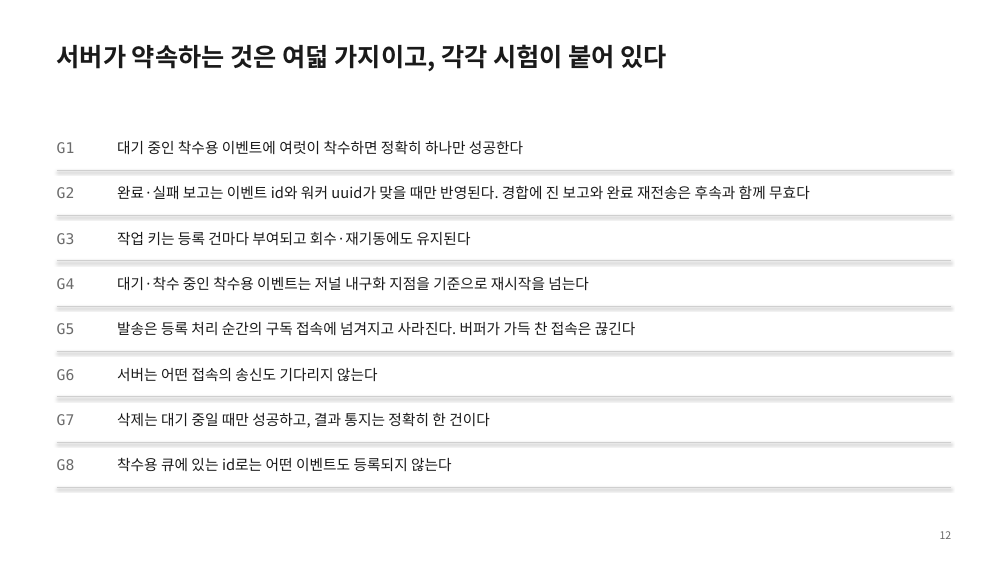
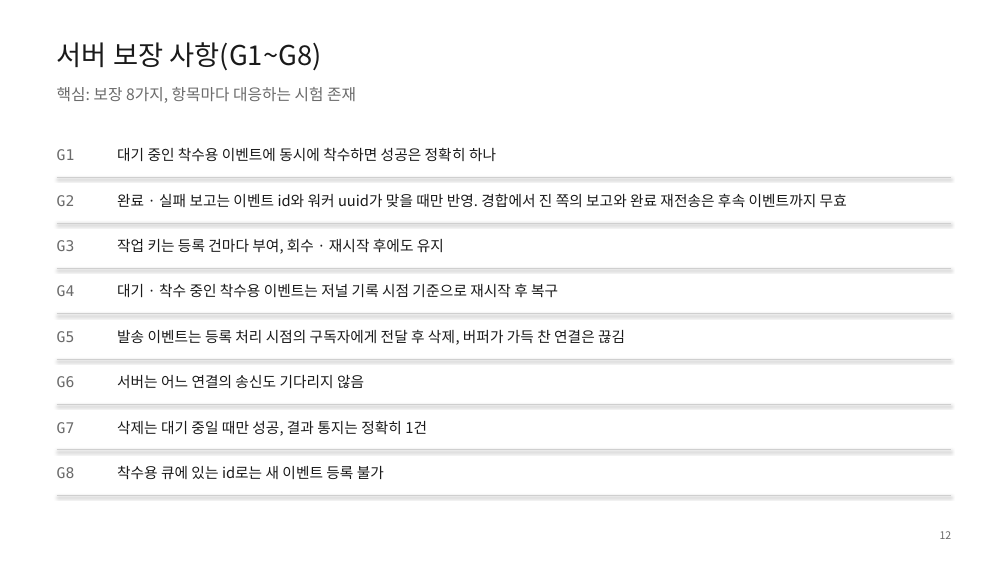
Before and after one commit to hikaMaeng/ruvent, a slide deck: slide 12 of docs/intro/ruvent-intro.pptx. Drawn at 1008x567 pixels with LibreOffice and Linux fonts; fonts in the diff are those of the drawing. Boxes give left, top, right and bottom in pixels: in the first picture for what was removed or moved away, otherwise in the second. Text is boxed around its words. In the diff, an @@ line names an element or a change of style, - is before the commit and + after.

```diff
--- a/docs/intro/ruvent-intro.pptx
+++ b/docs/intro/ruvent-intro.pptx
@@ text removed at [57, 44, 667, 72] @@
-서버가 약속하는 것은 여덟 가지이고, 각각 시험이 붙어 있다
@@ text added at [57, 42, 321, 71], 26 pt, text #1A1A1A @@
+서버 보장 사항(G1~G8)
@@ text added at [57, 87, 356, 103], 15 pt, text #6B6B6B @@
+핵심: 보장 8가지, 항목마다 대응하는 시험 존재
@@ text at [117, 147, 496, 161]: text changed @@
-대기 중인 착수용 이벤트에 여럿이 착수하면 정확히 하나만 성공한다
+대기 중인 착수용 이벤트에 동시에 착수하면 성공은 정확히 하나
@@ text at [117, 193, 847, 207]: text changed @@
-완료·실패 보고는 이벤트 id와 워커 uuid가 맞을 때만 반영된다. 경합에 진 보고와 완료 재전송은 후속과 함께 무효다
+완료 · 실패 보고는 이벤트 id와 워커 uuid가 맞을 때만 반영. 경합에서 진 쪽의 보고와 완료 재전송은 후속 이벤트까지 무효
@@ text at [117, 238, 444, 254]: text changed @@
-작업 키는 등록 건마다 부여되고 회수·재기동에도 유지된다
+작업 키는 등록 건마다 부여, 회수 · 재시작 후에도 유지
@@ text at [117, 283, 558, 297]: text changed @@
-대기·착수 중인 착수용 이벤트는 저널 내구화 지점을 기준으로 재시작을 넘는다
+대기 · 착수 중인 착수용 이벤트는 저널 기록 시점 기준으로 재시작 후 복구
@@ text at [117, 329, 625, 345]: text changed @@
-발송은 등록 처리 순간의 구독 접속에 넘겨지고 사라진다. 버퍼가 가득 찬 접속은 끊긴다
+발송 이벤트는 등록 처리 시점의 구독자에게 전달 후 삭제, 버퍼가 가득 찬 연결은 끊김
@@ text at [117, 375, 364, 388]: text changed @@
-서버는 어떤 접속의 송신도 기다리지 않는다
+서버는 어느 연결의 송신도 기다리지 않음
@@ text at [117, 420, 427, 436]: text changed @@
-삭제는 대기 중일 때만 성공하고, 결과 통지는 정확히 한 건이다
+삭제는 대기 중일 때만 성공, 결과 통지는 정확히 1건
@@ 4 texts, 4 lines: place and size @@
-4 texts, 4 lines at [57, 170, 951, 470]
+4 texts, 4 lines at [57, 178, 951, 478]
@@ text at [117, 465, 384, 479]: text changed @@
-착수용 큐에 있는 id로는 어떤 이벤트도 등록되지 않는다
+착수용 큐에 있는 id로는 새 이벤트 등록 불가
@@ 4 texts, 4 lines: place and size @@
-4 texts, 4 lines at [57, 142, 951, 488]
+4 texts, 4 lines at [57, 149, 951, 495]
```
Also in this commit, not shown: 17 other slides changed, 2 other files.
